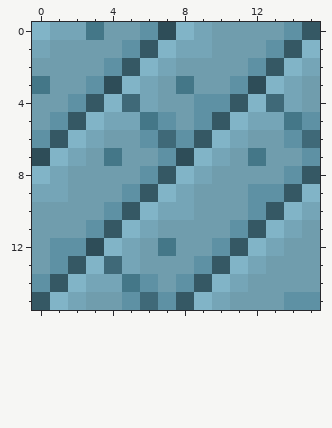
Pixel-art sprite: src/main/resources/tiles/soulwoodtiledfloor.png. Above: the version before the commit.
The file is 32x32 pixels, drawn in blocks of 2x2; one block is one cell here. Colours within 5 levels of each other are drawn and written as one.
After:
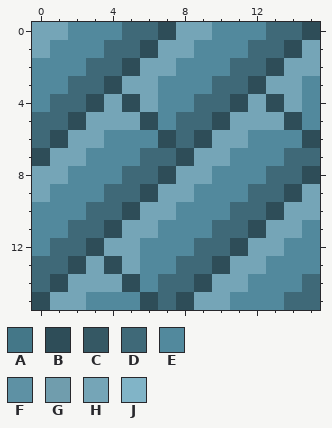
Palette (. is transparent): A #447788  B #2e4d58  C #355864  D #3f6978  E #52899d  F #5e91a4  G #709dad  H #75a5b7  J #81b4c7
The edit:
Changed rows in their new state; - is an unchanged pixel.
first column x 0:
 0 H-EEEDD-H-EEEDDB
 1 -EEEDDBH-EEEDDBH
 2 EEEDDBH-EEEDDBH-
 3 EEDD-H-EEEDD-H-E
 4 EDDBHB-EEDDBHB-E
 5 DDBH--BEDDBH--BE
 6 DBH-EEEBDBH-EEEB
 7 -H-EEEDD-H-EEEDD
 8 H-EEEDDBH-EEEDDB
 9 -EEEDDBH-EEEDDBH
10 EEEDDBH-EEEDDBH-
11 EEDDBH-EEEDDBH-E
12 EDD-H-EEEDDBH-EE
13 DDBHB-EEDDBH-EEE
14 DBH--BEDDBH-EEED
15 BH-EEEBDBH-EEEDD
Where, in picture pixels (left, top, right, bottom), the same in both pictures:
changed: (32, 22, 320, 310)
